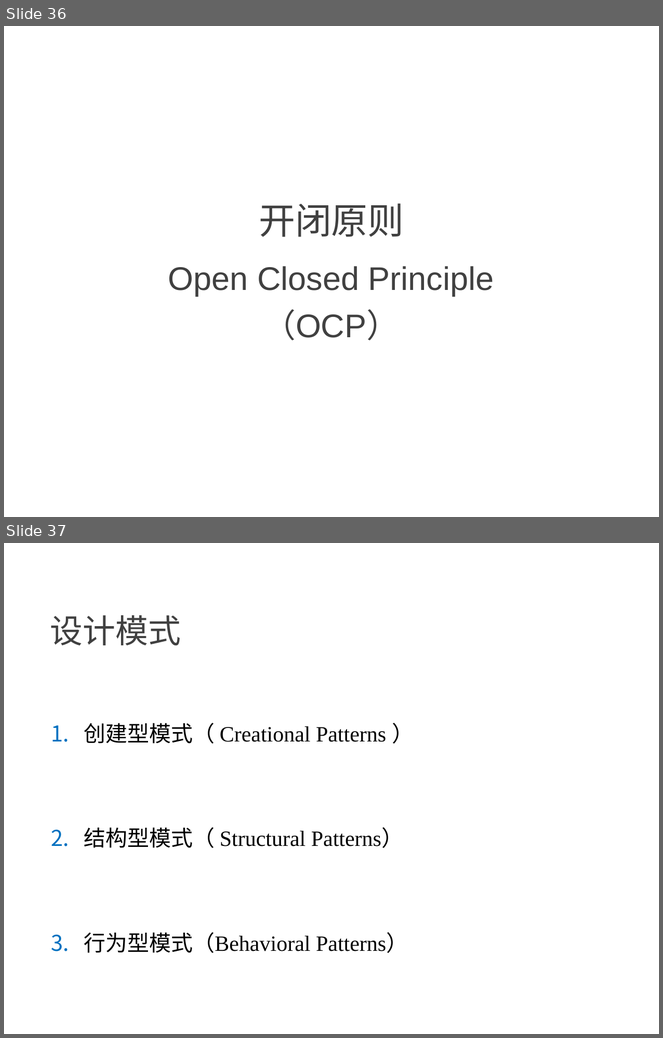
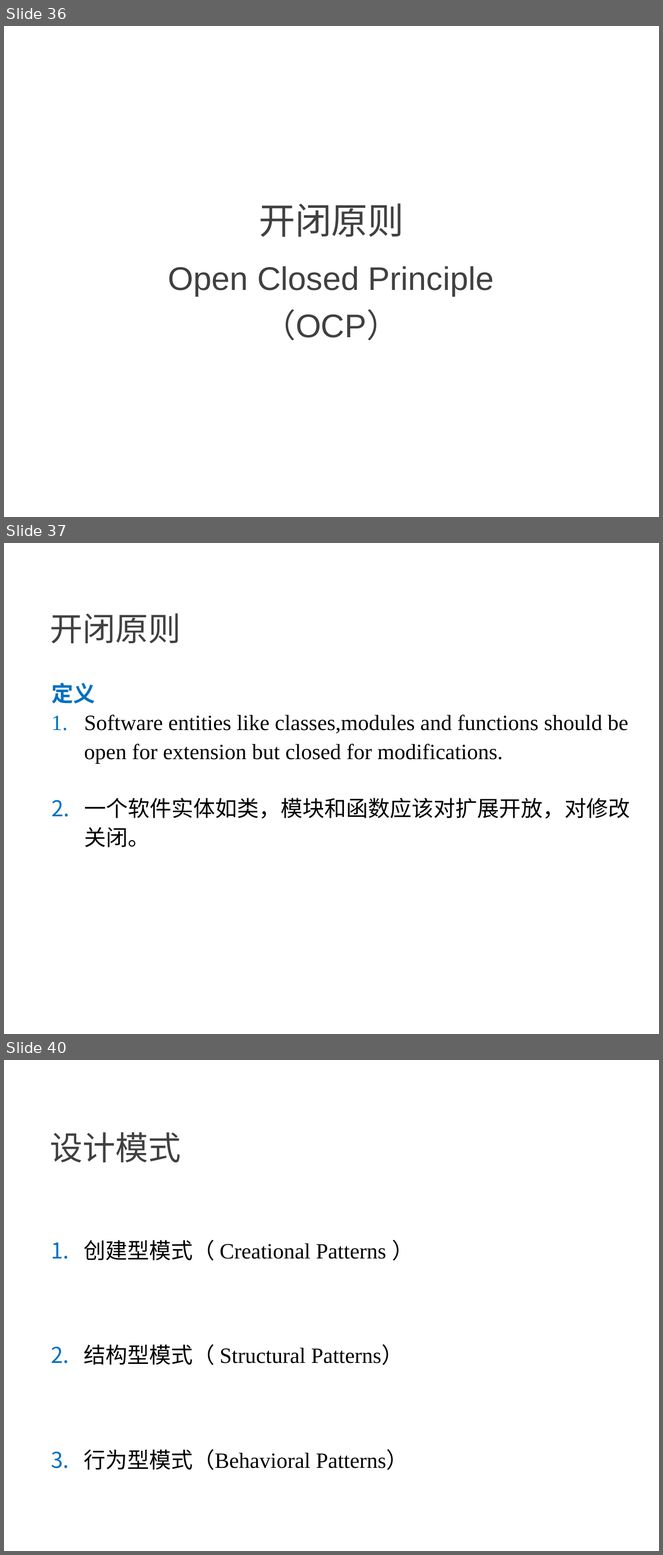
Before and after one commit to NewGr8Player/My-PPT, a slide deck: Design pattern/23种设计模式详解.pptx. Shown one above the other, each under a label of ours: slides 36 and 37 before the commit, slides 36, 37 and 40 after it; the slides between them are not shown. The pictures are 663x1038 and 663x1555 pixels, drawn with LibreOffice and Linux fonts; fonts in the diff are those of the drawing. Boxes give left, top, right and bottom in pixels: in the first picture for what was removed or moved away, otherwise in the second. Text is boxed around its words. In the diff, an @@ line names an element or a change of style, - is before the commit and + after.

Commit message:
Add 开闭原则

```diff
--- a/Design pattern/23种设计模式详解.pptx
+++ b/Design pattern/23种设计模式详解.pptx
@@ slide 37 added at (4,543,659,1034), background #FFFFFF @@
@@ text added at (50,613,181,643), 36 pt, text #404040 @@
+开闭原则
@@ text added at (51,683,630,848), 24 pt, text #000000 @@
+定义
+1. Software entities like classes,modules and functions should be open for extension but closed for modifications.
+2. 一个软件实体如类，模块和函数应该对扩展开放，对修改关闭。
@@ what was slide 37 is now slide 40 @@
```
Also in this commit, not shown: 5 slides changed, 2 other slides added.
